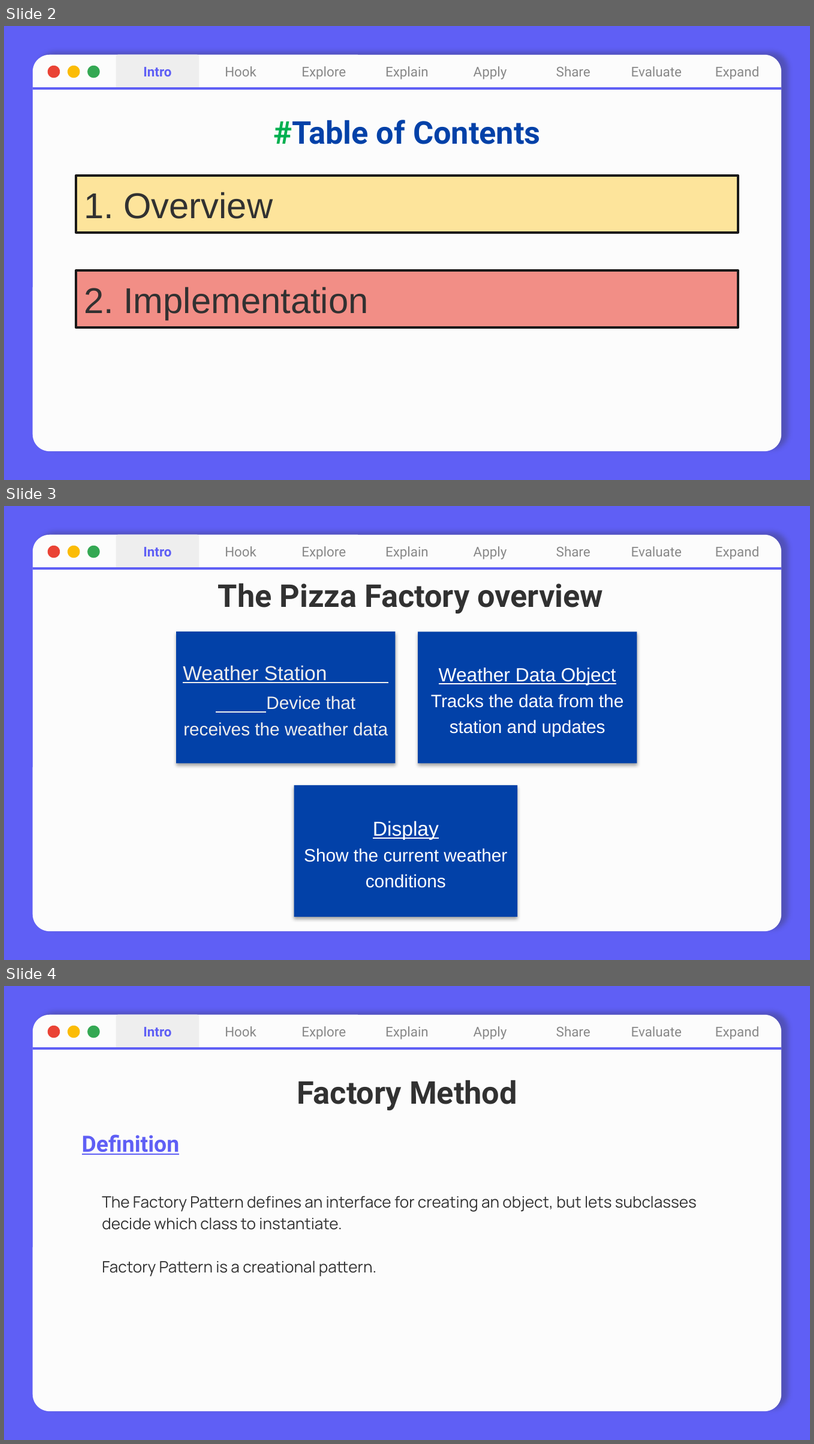
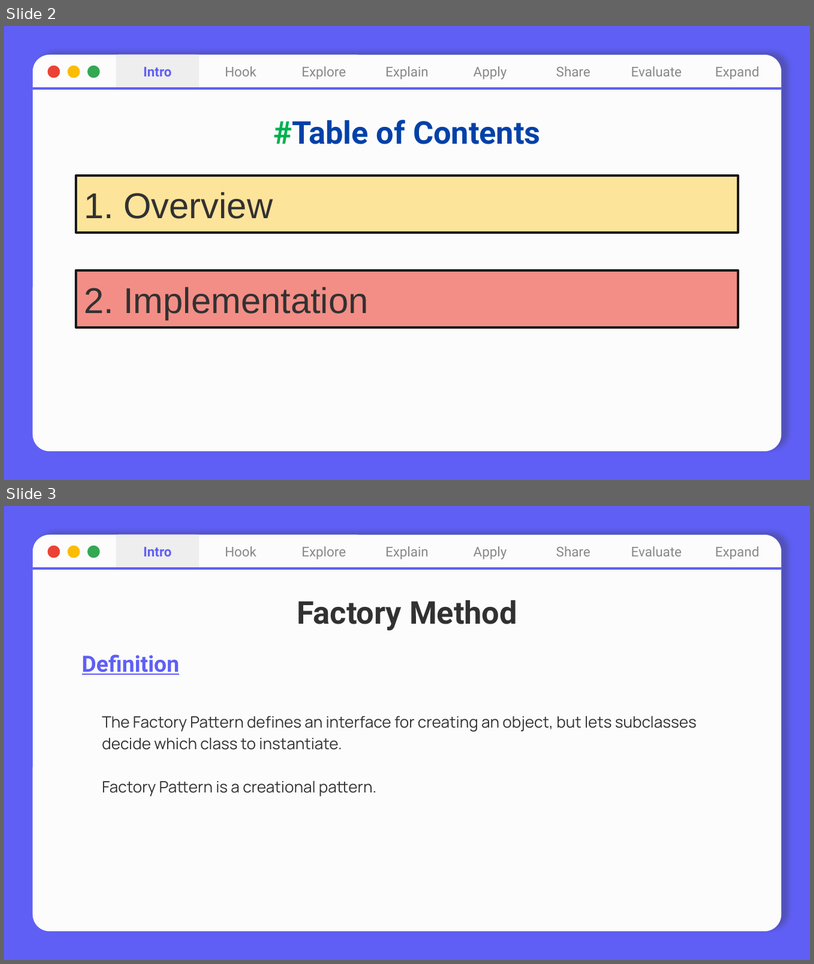
Before and after one commit to nhuhuynh1508/Design-Patterns, a slide deck: Factory Pattern/Factory Pattern.pptx. Shown one above the other, each under a label of ours: slides 2, 3 and 4 before the commit, slides 2 and 3 after it. The pictures are 814x1444 and 814x964 pixels, drawn with LibreOffice and Linux fonts; fonts in the diff are those of the drawing. Boxes give left, top, right and bottom in pixels: in the first picture for what was removed or moved away, otherwise in the second. Text is boxed around its words. In the diff, an @@ line names an element or a change of style, - is before the commit and + after.

```diff
--- a/Factory Pattern/Factory Pattern.pptx
+++ b/Factory Pattern/Factory Pattern.pptx
@@ slide 3 removed at box(4, 506, 810, 960), background #5F5FF5; not listed: 1 template element that a slide beside it also shows @@
@@ rounded rectangle removed at box(116, 535, 199, 569) @@
-Intro
@@ rounded rectangle removed at box(199, 535, 282, 569) @@
-Hook
@@ rounded rectangle removed at box(282, 535, 365, 569) @@
-Explore
@@ rounded rectangle removed at box(365, 535, 449, 569) @@
-Explain
@@ rounded rectangle removed at box(449, 535, 532, 569) @@
-Apply
@@ rounded rectangle removed at box(532, 535, 615, 569) @@
-Share
@@ rounded rectangle removed at box(615, 535, 698, 569) @@
-Evaluate
@@ round rect removed at box(698, 535, 782, 569) @@
-Expand
@@ ellipse removed at box(48, 546, 60, 558) @@
@@ ellipse removed at box(68, 546, 80, 558) @@
@@ ellipse removed at box(88, 546, 100, 558) @@
@@ line removed from (33, 569) to (782, 569) @@
@@ title removed at box(218, 583, 604, 613) @@
-The Pizza Factory overview
@@ group removed at box(177, 632, 638, 916): 3 rectangles, 3 texts @@
-Weather Station Device that receives the weather data
-Weather Data Object
-Tracks the data from the station and updates
-Display
-Show the current weather conditions
@@ what was slide 4 is now slide 3 @@
```
Also in this commit, not shown: 3 other files.
